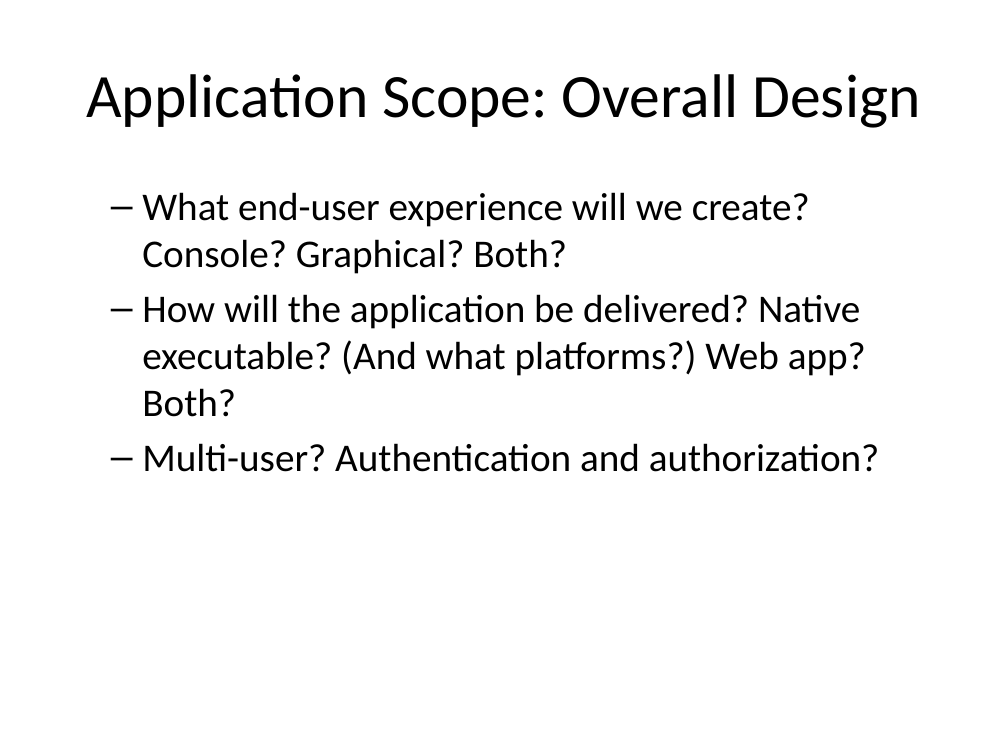
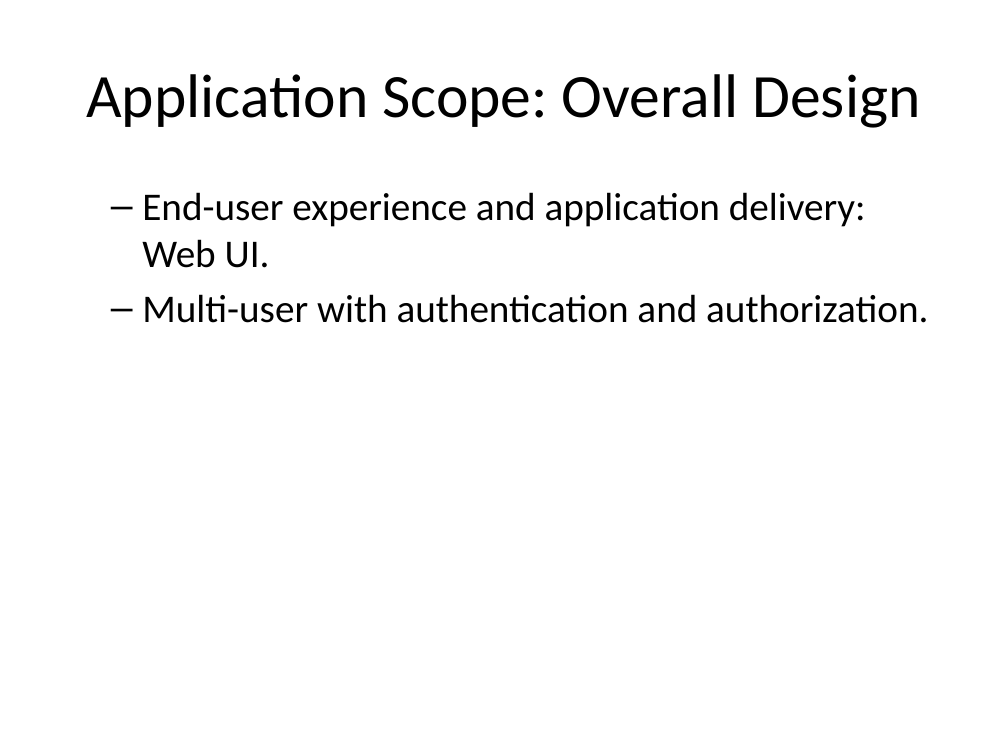
Before and after one commit to ebdreger/learn-and-code-2021-1, a slide deck: slide 5 of README.pptx (slide 4 before the commit). Drawn at 1008x756 pixels with LibreOffice and Linux fonts; fonts in the diff are those of the drawing. Boxes give left, top, right and bottom in pixels: in the first picture for what was removed or moved away, otherwise in the second. Text is boxed around its words. In the diff, an @@ line names an element or a change of style, - is before the commit and + after.

Commit message:
update README files to reflect MVP scope and post-MVP priorities

```diff
--- a/README.pptx
+++ b/README.pptx
@@ text at bbox=[142, 192, 928, 323]: text changed @@
-  – What end-user experience will we create? Console? Graphical? Both?
-  – How will the application be delivered? Native executable? (And what platforms?) Web app? Both?
-  – Multi-user? Authentication and authorization?
+  – End-user experience and application delivery: Web UI.
+  – Multi-user with authentication and authorization.
```
Also in this commit, not shown: 3 other slides changed, 1 slide added, 2 other files.
